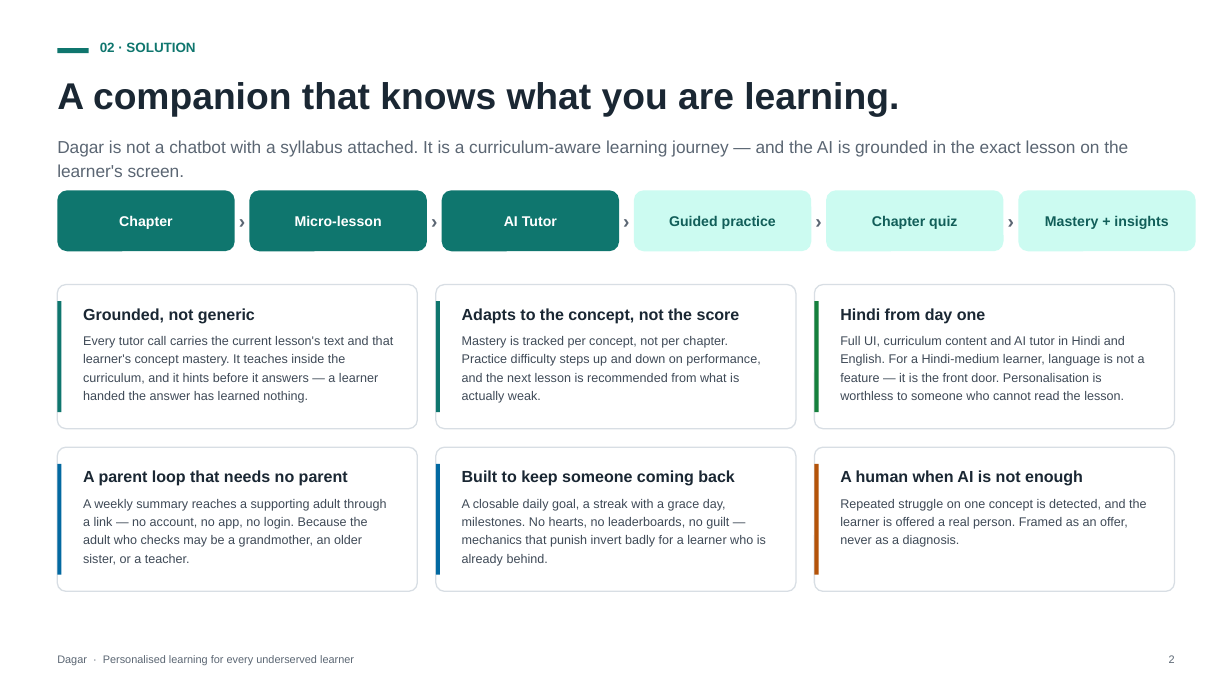
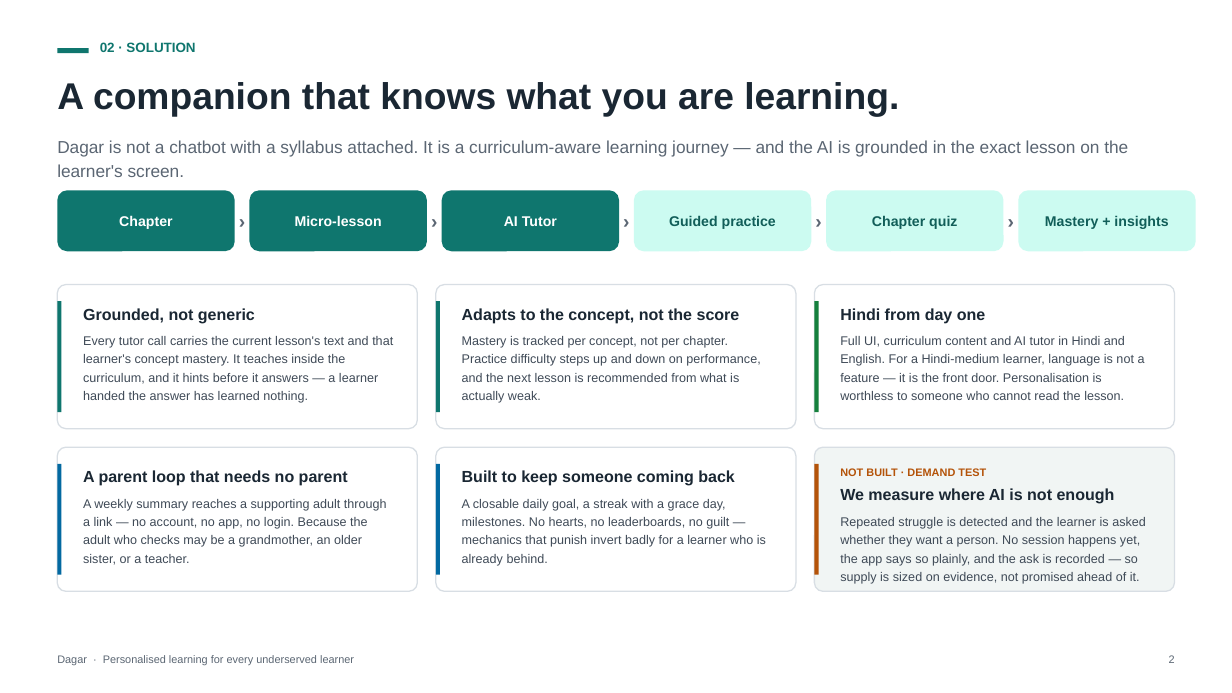
Before and after one commit to ap9650/dagar, a slide deck: slide 3 of docs/deck/Dagar-Pitch-Deck.pptx. Drawn at 1232x693 pixels with LibreOffice and Linux fonts; fonts in the diff are those of the drawing. Boxes give left, top, right and bottom in pixels: in the first picture for what was removed or moved away, otherwise in the second. Text is boxed around its words. In the diff, an @@ line names an element or a change of style, - is before the commit and + after.

```diff
--- a/docs/deck/Dagar-Pitch-Deck.pptx
+++ b/docs/deck/Dagar-Pitch-Deck.pptx
@@ rounded rectangle at (814, 447, 1175, 592): fill #FFFFFF to #F1F5F4 @@
@@ text at (840, 468, 1146, 584): text changed @@
-A human when AI is not enough
-Repeated struggle on one concept is detected, and the learner is offered a real person. Framed as an offer, never as a diagnosis.
+NOT BUILT · DEMAND TEST
+We measure where AI is not enough
+Repeated struggle is detected and the learner is asked whether they want a person. No session happens yet, the app says so plainly, and the ask is recorded — so supply is sized on evidence, not promised ahead of it.
```
Also in this commit, not shown: 2 other slides changed, 7 other files.
